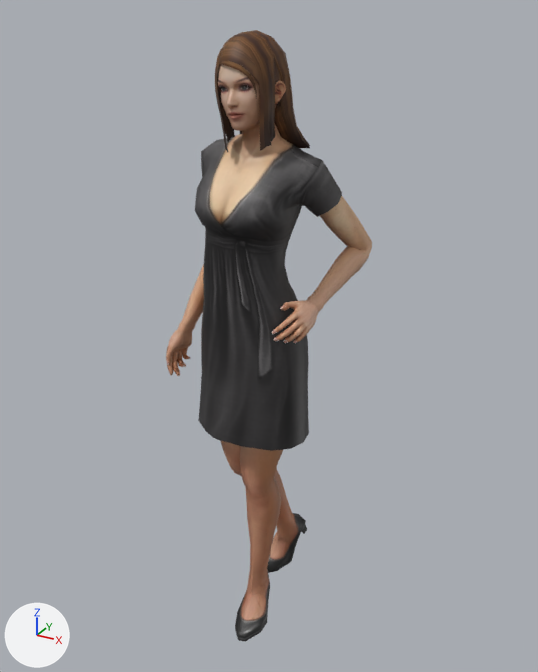
A saved change to the COLLADA model pmb2_simulation/pmb2_gazebo/models/citizen_extras_female_02/meshes/mesh.dae.
Camera for both pictures: a 50 mm lens placed at (0.961, -1.674, 1.752), pointed at (0.022, 0.032, 0.899). Every picture has the same lights, and +X, +Y and +Z are marked at lower left. Where no turn or scale is listed for an object, it has been applied to the vertices.
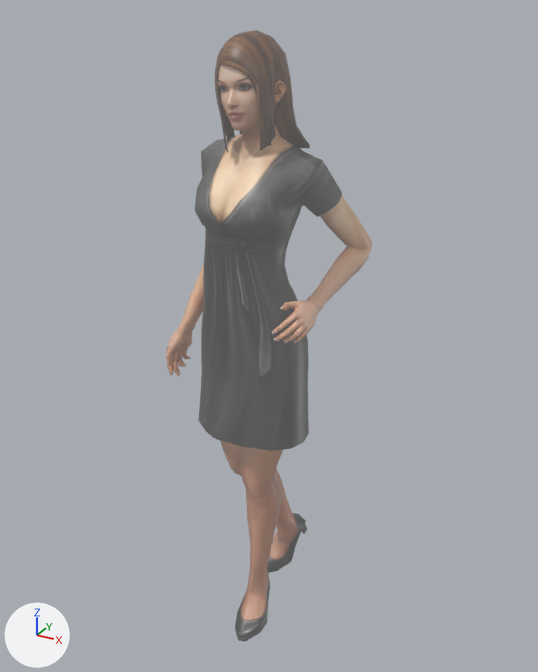
Patch to the scene script:
```diff
--- a/pmb2_simulation/pmb2_gazebo/models/citizen_extras_female_02/meshes/mesh.dae.py
+++ b/pmb2_simulation/pmb2_gazebo/models/citizen_extras_female_02/meshes/mesh.dae.py
@@ mat_03___default1noculling @@
 mat_03___default1noculling.texture = img_03___default1noculling_jpg
-mat_03___default1noculling.roughness = 0.55
+mat_03___default1noculling.roughness = 0.44
+mat_03___default1noculling.emission_color = (0.0732, 0.0732, 0.0732)  # dark grey #4c4c4c
+mat_03___default1noculling.emission_strength = 1.0
@@ mat_02___default1noculling @@
 mat_02___default1noculling.roughness = 0.55
+mat_02___default1noculling.emission_strength = 1.0
@@ mat_frontcolornoculling @@
 mat_frontcolornoculling.roughness = 0.55
+mat_frontcolornoculling.emission_strength = 1.0
@@ mat_01___default1noculling @@
 mat_01___default1noculling.roughness = 0.55
+mat_01___default1noculling.emission_color = (0.0732, 0.0732, 0.0732)  # dark grey #4c4c4c
+mat_01___default1noculling.emission_strength = 1.0
```

Boxes [x1, y1, x2, y2] around the edits, measured in the pictures (538 x 672 px):
'mesh1', surface changed, recoloured (black to grey): [195, 64, 342, 451] in both
'mesh3', surface changed, recoloured: [235, 446, 283, 641] in both
'mesh6', surface changed, recoloured: [215, 30, 310, 152] in both
'mesh2', surface changed, recoloured (brown to beige): [272, 196, 372, 343] in both
'mesh5', surface changed, recoloured: [221, 441, 307, 573] in both
'mesh4', surface changed, recoloured (brown to beige): [166, 264, 204, 376] in both
'mesh9', recoloured, surface changed (brown to grey): [274, 99, 293, 144] in both
'mesh10', recoloured, surface changed: [274, 58, 281, 84] in both
